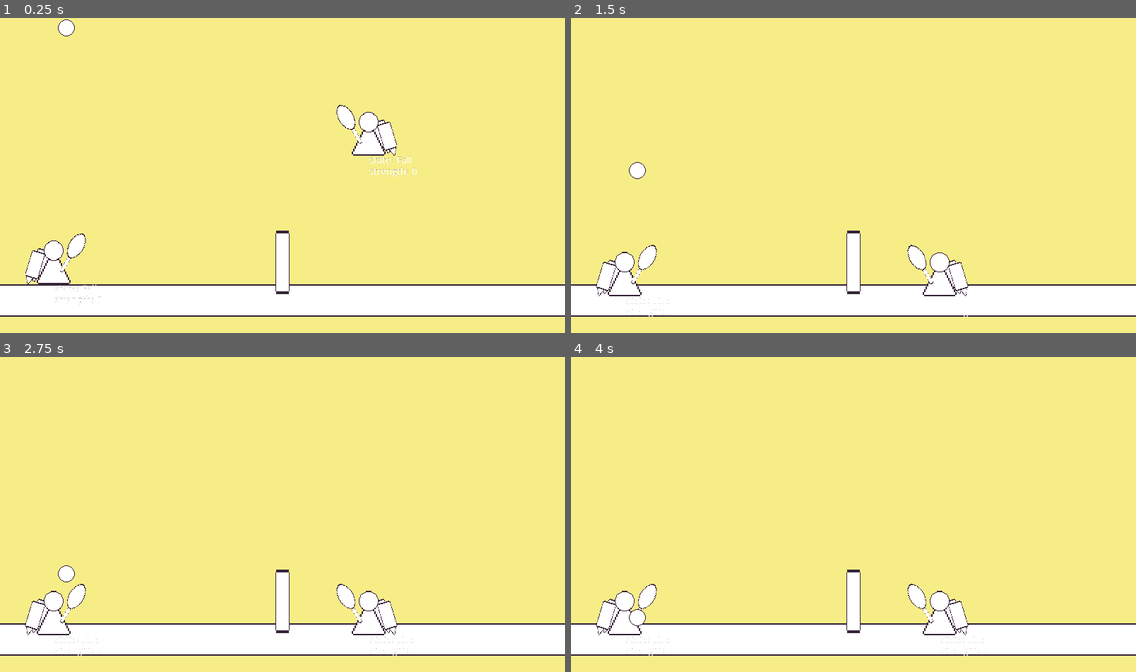
Above: before the commit, frames 1-4 (two rows, left to right).
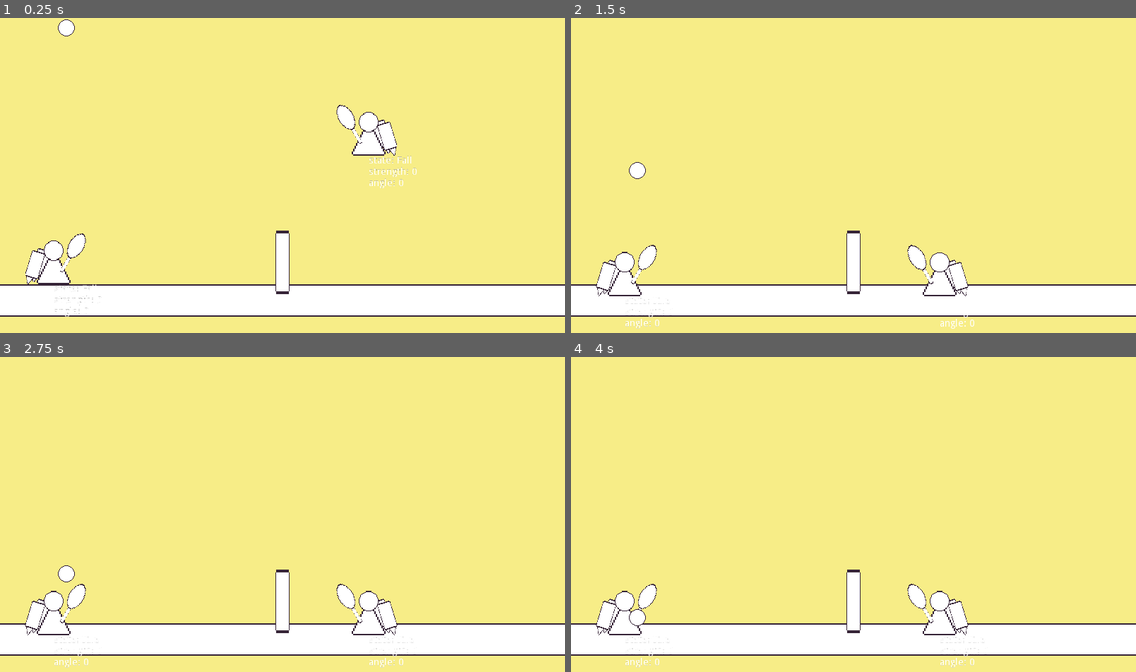
Above: after the commit, the same moments.

Repository: rthurmed/BobBytesTennisChampionship
Game: Godot game, scene res://src/Main.tscn
Two runs of this game, one before a commit and one after it. Both use one fixed random seed, a clock stepped at 60 frames per second and the inputs below.
Inputs:
- Up to frame 1 (0.25 s): no input
- Up to frame 2 (1.5 s): no input
- Up to frame 3 (2.75 s): no input
- Up to frame 4 (4 s): no input

The runs differ from the first frame. In frame 1, less than 0.1% of the frame differs, in the area x 9-72%, y 50-95%; in frame 2, 0.1%; in frame 3, 0.1%, in the area x 9-72%, y 95-99%; in frame 4, 0.1%.

Commit message:
Implemented high and low attacks

Diff:
--- a/src/game/char/Person.tscn
+++ b/src/game/char/Person.tscn
@@ -228,16 +228,22 @@
 [node name="DebugNode" parent="." instance=ExtResource( 13 )]
 rect_scale = Vector2( 0.5, 0.5 )
 
-[node name="StrengthLabel" type="Label" parent="DebugNode"]
+[node name="StateLabel" type="Label" parent="DebugNode"]
+margin_right = 69.0
+margin_bottom = 14.0
+text = "state: 0"
+
+[node name="AttackStrengthLabel" type="Label" parent="DebugNode"]
 margin_top = 16.0
 margin_right = 69.0
 margin_bottom = 30.0
 text = "strength: 0"
 
-[node name="StateLabel" type="Label" parent="DebugNode"]
+[node name="AttackAngleLabel" type="Label" parent="DebugNode"]
+margin_top = 32.0
 margin_right = 69.0
-margin_bottom = 14.0
-text = "state: 0"
+margin_bottom = 46.0
+text = "angle: 0"
 
 [connection signal="body_entered" from="Colliders/AttackArea2D" to="StateMachine/Attack" method="_on_AttackArea2D_body_entered"]
 [connection signal="transition" from="StateMachine" to="." method="_on_StateMachine_transition"]
--- a/src/game/char/state/Attack.gd
+++ b/src/game/char/state/Attack.gd
@@ -1,9 +1,12 @@
 extends State
 
-const MOVE_SPEED = 50
+const MOVE_SPEED = 30
 const ATTACK_ANGLE = deg2rad(40)
 const ATTACK_STRENGTH = 200
 const ATTACK_MAX_MULTIPLIER = 4 # times the base strength
+const ATTACK_ANGLE_NORMAL = deg2rad(45)
+const ATTACK_ANGLE_HIGH = deg2rad(60)
+const ATTACK_ANGLE_LOW = deg2rad(30)
 
 
 func process(delta: float):
@@ -14,6 +17,25 @@
 	owner.animation.play("Attack")
 
 
+func get_attack_angle():
+	# FIXME: hard to intentionally execute a different attack
+	var angle = ATTACK_ANGLE_NORMAL
+
+	var action_forward = owner.get_action("right")
+	var action_backward = owner.get_action("left")
+
+	if owner.opposite_side:
+		action_forward = owner.get_action("left")
+		action_backward = owner.get_action("right")
+
+	if Input.is_action_pressed(action_forward):
+		angle = ATTACK_ANGLE_LOW
+	elif Input.is_action_pressed(action_backward):
+		angle = ATTACK_ANGLE_HIGH
+
+	return angle
+
+
 func _on_AttackArea2D_body_entered(body):
 	if not active():
 		return
@@ -21,15 +43,15 @@
 	var strength_modifier = 1 + (owner.attack_strength * ATTACK_MAX_MULTIPLIER)
 	var horizontal_modifier = 1 if owner.opposite_side else -1
 
+	var angle = get_attack_angle()
 	var strength = ATTACK_STRENGTH * strength_modifier
 	var direction = Vector2.LEFT
 
-	# TODO: grab player movement direction to change angle
-
-	direction = direction.rotated(ATTACK_ANGLE)
+	direction = direction.rotated(angle)
 	direction.x = direction.x * horizontal_modifier
 
-	$"../../DebugNode/StrengthLabel".text = str("strength: ", strength)
+	$"../../DebugNode/AttackStrengthLabel".text = str("strength: ", strength)
+	$"../../DebugNode/AttackAngleLabel".text = str("angle: ", rad2deg(angle), "º")
 
 	body.set_deferred("linear_velocity", Vector2.ZERO)
 	body.call_deferred("apply_central_impulse", direction * strength)
--- a/src/game/char/state/PrepareAttack.gd
+++ b/src/game/char/state/PrepareAttack.gd
@@ -1,7 +1,7 @@
 extends State
 
 
-const SPEED = 80
+const SPEED = 60
 
 onready var timer: Timer = $Timer
 
